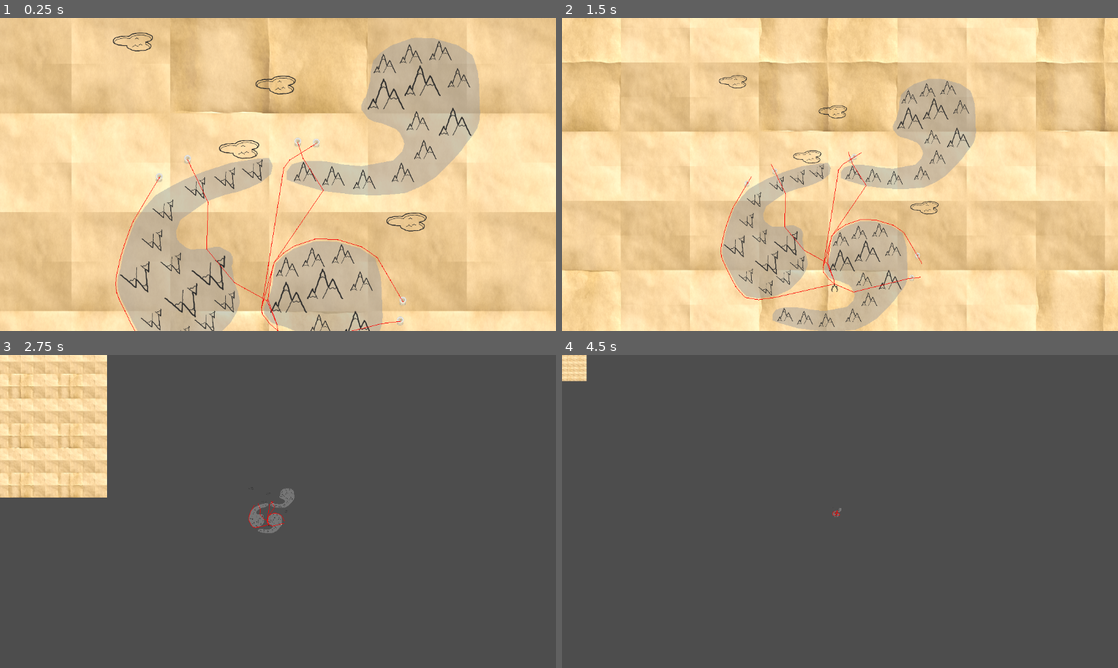
Above: before the commit, frames 1-4 (two rows, left to right).
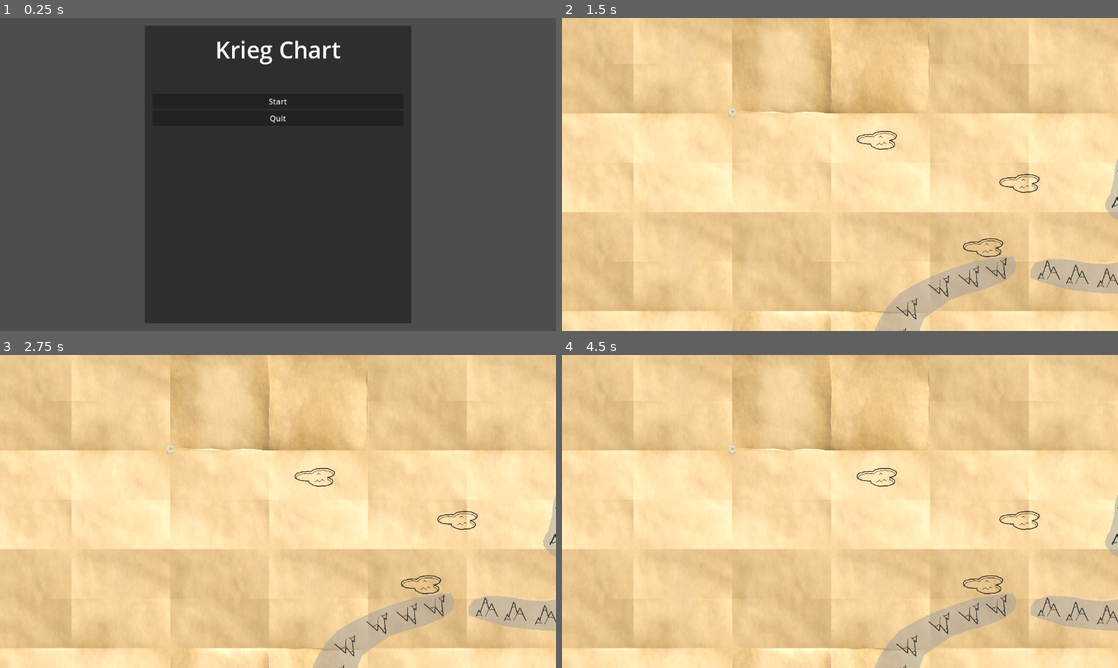
Above: after the commit, the same moments.

Repository: VAIVS/SD.Godot.ChartKrieg
Game: Godot game, scene res://UI/StartMenu/start_menu.tscn
Same seed, same stepped clock (60 frames per second), same inputs: the game is played once before the commit and once after it. Before the commit the project starts from res://Scenes/timo/timo_test.tscn.
Inputs (mouse positions are in pixels of both pictures, inside the frame that each line leads up to):
- Up to frame 1 (0.25 s): no input
- Up to frame 2 (1.5 s): click (840, 102) at 0.5 s, where only the run after the commit has a clickable "Start"; move the mouse to (962, 158) at 1.27 s; hold Right (ui_right) from 1.28 s (still down); hold Mouse wheel up (zoom_in) from 1.28 s (still down)
- Up to frame 3 (2.75 s): move the mouse to (166, 527) at 2.02 s; release Right (ui_right) at 2.03 s; release Mouse wheel up (zoom_in) at 2.03 s; hold Down (ui_down) from 2.03 s (still down); tap Mouse wheel down (zoom_out) at 2.1 s
- Up to frame 4 (4.5 s): move the mouse to (895, 442) at 2.77 s; release Down (ui_down) at 2.78 s; hold Right (ui_right) 2.78-3.53 s; hold Mouse wheel up (zoom_in) 2.78-3.53 s; tap Enter at 3.5 s; move the mouse to (812, 574) at 3.52 s; hold Up (ui_up) 3.53-4.28 s; tap Mouse wheel down (zoom_out) at 3.6 s; move the mouse to (1006, 558) at 4.27 s; hold Left (ui_left) from 4.28 s (still down); hold Mouse wheel up (zoom_in) from 4.28 s (still down)

The runs differ from the first frame. In frame 1, 99% of the frame differs, in the area x 0-100%, y 0-100%; in frame 2, 41%; in frame 3, 94%; in frame 4, 100%.

Commit message:
Add custom resource "UnitStats". Add simnple start menu

Diff:
--- /dev/null
+++ b/Data/UnitsStats/UnitStats.gd
@@ -0,0 +1,8 @@
+extends Resource
+class_name UnitStats
+
+@export var health: float
+@export var speed: float
+@export var offense: float
+@export var defense: float
+@export var icon: CompressedTexture2D
--- /dev/null
+++ b/Data/UnitsStats/scout.tres
@@ -0,0 +1,12 @@
+[gd_resource type="Resource" script_class="UnitStats" load_steps=3 format=3 uid="uid://c7pff25ud1yuf"]
+
+[ext_resource type="Script" path="res://Data/UnitsStats/UnitStats.gd" id="1_lawnt"]
+[ext_resource type="Texture2D" uid="uid://c0itvsvatndx2" path="res://Assets/Units/Scout.png" id="1_w0mr2"]
+
+[resource]
+script = ExtResource("1_lawnt")
+health = 10.0
+speed = 150.0
+offense = 1.0
+defense = 5.0
+icon = ExtResource("1_w0mr2")
--- /dev/null
+++ b/Data/UnitsStats/soldier.tres
@@ -0,0 +1,12 @@
+[gd_resource type="Resource" script_class="UnitStats" load_steps=3 format=3 uid="uid://b7snav5p4wq8s"]
+
+[ext_resource type="Script" path="res://Data/UnitsStats/UnitStats.gd" id="1_dc7rn"]
+[ext_resource type="Texture2D" uid="uid://e82acbiq7wq1" path="res://icon.svg" id="1_exh5g"]
+
+[resource]
+script = ExtResource("1_dc7rn")
+health = 10.0
+speed = 50.0
+offense = 10.0
+defense = 10.0
+icon = ExtResource("1_exh5g")
--- /dev/null
+++ b/Scenes/salva/salva_test.tscn
@@ -0,0 +1,19 @@
+[gd_scene load_steps=4 format=3 uid="uid://757ot8gdw3uv"]
+
+[ext_resource type="PackedScene" uid="uid://djj3ckj7tvqrd" path="res://Components/Map/BackgroundParallax/world_background_parallax.tscn" id="1_w26p7"]
+[ext_resource type="PackedScene" uid="uid://vacta1kkdrr8" path="res://Components/Map/WorldMap/world_map.tscn" id="2_2ll5o"]
+[ext_resource type="PackedScene" uid="uid://gjipc6fyqt0p" path="res://Components/Test/test_player.tscn" id="3_f56qa"]
+
+[node name="salva_test" type="Node2D"]
+
+[node name="Camera2D" type="Camera2D" parent="."]
+position = Vector2(558, 317)
+zoom = Vector2(0.4, 0.4)
+
+[node name="WorldBackgroundParallax" parent="." instance=ExtResource("1_w26p7")]
+
+[node name="WorldMap" parent="." instance=ExtResource("2_2ll5o")]
+
+[node name="armies" type="Node2D" parent="."]
+
+[node name="TestPlayer" parent="armies" instance=ExtResource("3_f56qa")]
--- /dev/null
+++ b/UI/StartMenu/start_menu.gd
@@ -0,0 +1,10 @@
+extends CanvasLayer
+
+@export var main_scene: PackedScene
+
+func _on_quit_button_pressed() -> void:
+	get_tree().quit()
+
+
+func _on_start_button_pressed() -> void:
+	get_tree().change_scene_to_packed(main_scene)
--- /dev/null
+++ b/UI/StartMenu/start_menu.tscn
@@ -0,0 +1,79 @@
+[gd_scene load_steps=4 format=3 uid="uid://c3udyommk6qyc"]
+
+[ext_resource type="Script" path="res://UI/StartMenu/start_menu.gd" id="1_2s3vj"]
+[ext_resource type="PackedScene" uid="uid://757ot8gdw3uv" path="res://Scenes/salva/salva_test.tscn" id="2_7li2n"]
+
+[sub_resource type="LabelSettings" id="LabelSettings_1wifi"]
+font_size = 48
+
+[node name="StartMenu" type="CanvasLayer"]
+script = ExtResource("1_2s3vj")
+main_scene = ExtResource("2_7li2n")
+
+[node name="StartMenu" type="Control" parent="."]
+layout_mode = 3
+anchors_preset = 15
+anchor_right = 1.0
+anchor_bottom = 1.0
+grow_horizontal = 2
+grow_vertical = 2
+
+[node name="MarginContainer" type="MarginContainer" parent="StartMenu"]
+layout_mode = 1
+anchors_preset = 15
+anchor_right = 1.0
+anchor_bottom = 1.0
+grow_horizontal = 2
+grow_vertical = 2
+theme_override_constants/margin_left = 300
+theme_override_constants/margin_top = 16
+theme_override_constants/margin_right = 300
+theme_override_constants/margin_bottom = 16
+
+[node name="Panel" type="Panel" parent="StartMenu/MarginContainer"]
+layout_mode = 2
+
+[node name="MarginContainer" type="MarginContainer" parent="StartMenu/MarginContainer/Panel"]
+layout_mode = 1
+anchors_preset = 15
+anchor_right = 1.0
+anchor_bottom = 1.0
+grow_horizontal = 2
+grow_vertical = 2
+theme_override_constants/margin_left = 16
+theme_override_constants/margin_top = 16
+theme_override_constants/margin_right = 16
+theme_override_constants/margin_bottom = 16
+
+[node name="VBoxContainer" type="VBoxContainer" parent="StartMenu/MarginContainer/Panel/MarginContainer"]
+layout_mode = 2
+
+[node name="HBoxContainer" type="HBoxContainer" parent="StartMenu/MarginContainer/Panel/MarginContainer/VBoxContainer"]
+layout_mode = 2
+alignment = 1
+
+[node name="Label" type="Label" parent="StartMenu/MarginContainer/Panel/MarginContainer/VBoxContainer/HBoxContainer"]
+layout_mode = 2
+text = "Krieg Chart"
+label_settings = SubResource("LabelSettings_1wifi")
+horizontal_alignment = 1
+vertical_alignment = 1
+
+[node name="spacer" type="Control" parent="StartMenu/MarginContainer/Panel/MarginContainer/VBoxContainer"]
+custom_minimum_size = Vector2(0, 50)
+layout_mode = 2
+
+[node name="VBoxContainer" type="VBoxContainer" parent="StartMenu/MarginContainer/Panel/MarginContainer/VBoxContainer"]
+layout_mode = 2
+alignment = 1
+
+[node name="StartButton" type="Button" parent="StartMenu/MarginContainer/Panel/MarginContainer/VBoxContainer/VBoxContainer"]
+layout_mode = 2
+text = "Start"
+
+[node name="QuitButton" type="Button" parent="StartMenu/MarginContainer/Panel/MarginContainer/VBoxContainer/VBoxContainer"]
+layout_mode = 2
+text = "Quit"
+
+[connection signal="pressed" from="StartMenu/MarginContainer/Panel/MarginContainer/VBoxContainer/VBoxContainer/StartButton" to="." method="_on_start_button_pressed"]
+[connection signal="pressed" from="StartMenu/MarginContainer/Panel/MarginContainer/VBoxContainer/VBoxContainer/QuitButton" to="." method="_on_quit_button_pressed"]
--- a/project.godot
+++ b/project.godot
@@ -11,7 +11,7 @@
 [application]
 
 config/name="Sd.godot.chart Krieg"
-run/main_scene="res://Scenes/timo/timo_test.tscn"
+run/main_scene="res://UI/StartMenu/start_menu.tscn"
 config/features=PackedStringArray("4.2", "GL Compatibility")
 config/icon="res://icon.svg"
 
Binary file added: Assets/Units/Scout.png
Not shown, added: Assets/Units/Scout.png.import
